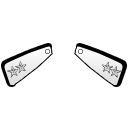
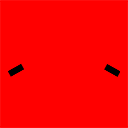
Two versions of the same layered image (128 x 128). Layer-by-layer changes:
showed group "Mask" (4 layers) over [0, 0, 128, 128]
painted on "RanksHighRez copy 2" over [102, 61, 121, 78]
painted on "RanksHighRez copy" over [7, 61, 27, 78]
painted on "RanksHighRez" (1st of 2, in "Group 3 copy") over [102, 61, 121, 78]
painted on "RanksHighRez" (2nd of 2, in "Group 3") over [7, 61, 27, 78]
